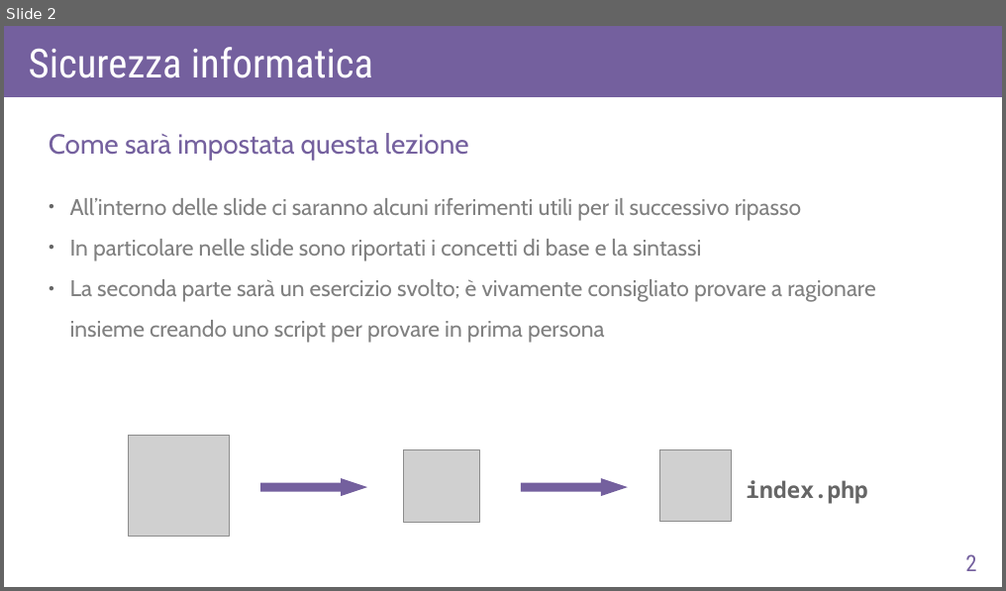
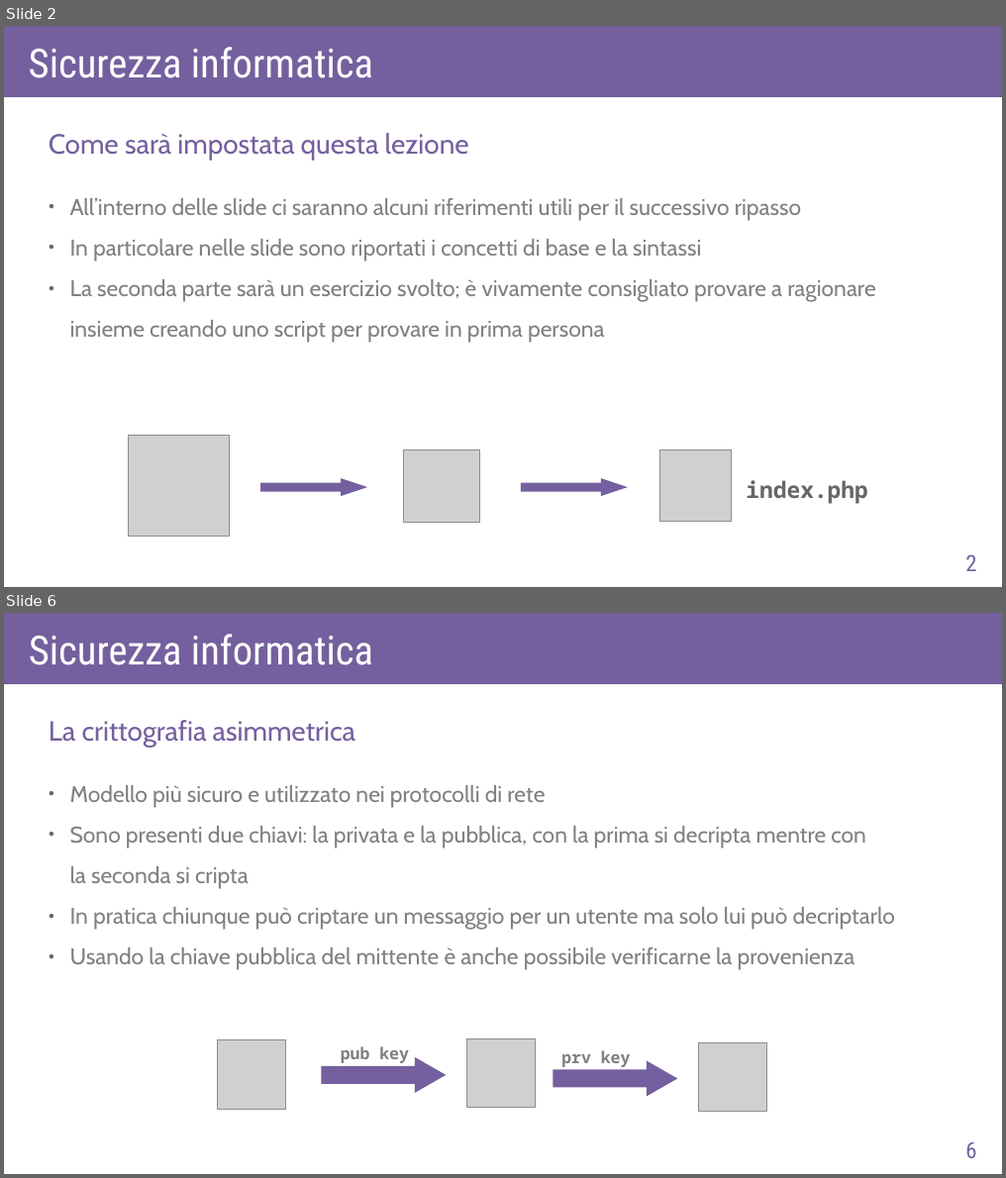
Before and after one commit to AlexF1789/corsoPHP, a slide deck: slide_odp/lez8.odp. Shown one above the other, each under a label of ours: slide 2 before the commit, slides 2 and 6 after it; the slides between them are not shown. The pictures are 1006x591 and 1006x1178 pixels, drawn with LibreOffice and Linux fonts; fonts in the diff are those of the drawing; grey boxes stand for pictures. Boxes give left, top, right and bottom in pixels: in the first picture for what was removed or moved away, otherwise in the second. Text is boxed around its words. In the diff, an @@ line names an element or a change of style, - is before the commit and + after.

```diff
--- a/slide_odp/lez8.odp
+++ b/slide_odp/lez8.odp
@@ slide 6 added at <box>4,613,1002,1174</box>, background #FFFFFF @@
@@ rectangle added at <box>4,613,1002,684</box>, fill #74609E @@
@@ text added at <box>29,634,373,665</box>, 32 pt, text #FFFFFF @@
+Sicurezza informatica
@@ text added at <box>49,720,355,747</box>, 22 pt, text #74609E @@
+La crittografia asimmetrica
@@ text added at <box>70,785,895,970</box>, 18 pt, text #808080 @@
+● Modello più sicuro e utilizzato nei protocolli di rete
+● Sono presenti due chiavi: la privata e la pubblica, con la prima si decripta mentre con
+  la seconda si cripta
+● In pratica chiunque può criptare un messaggio per un utente ma solo lui può decriptarlo
+● Usando la chiave pubblica del mittente è anche possibile verificarne la provenienza
@@ picture added at <box>218,1041,285,1109</box> @@
@@ right arrow added at <box>321,1058,446,1093</box>, fill #74609E @@
@@ text added at <box>341,1047,409,1063</box>, 13 pt, text #808080, bold @@
+pub key
@@ picture added at <box>467,1040,536,1107</box> @@
@@ text added at <box>561,1051,631,1067</box>, 13 pt, text #808080, bold @@
+prv key
@@ picture added at <box>699,1043,767,1112</box> @@
@@ right arrow added at <box>552,1061,678,1096</box>, fill #74609E @@
@@ page number added at <box>965,1143,976,1158</box>, 18 pt, text #74609E @@
+6
```
Also in this commit, not shown: 9 other slides added, 1 slide removed, 32 other files.
